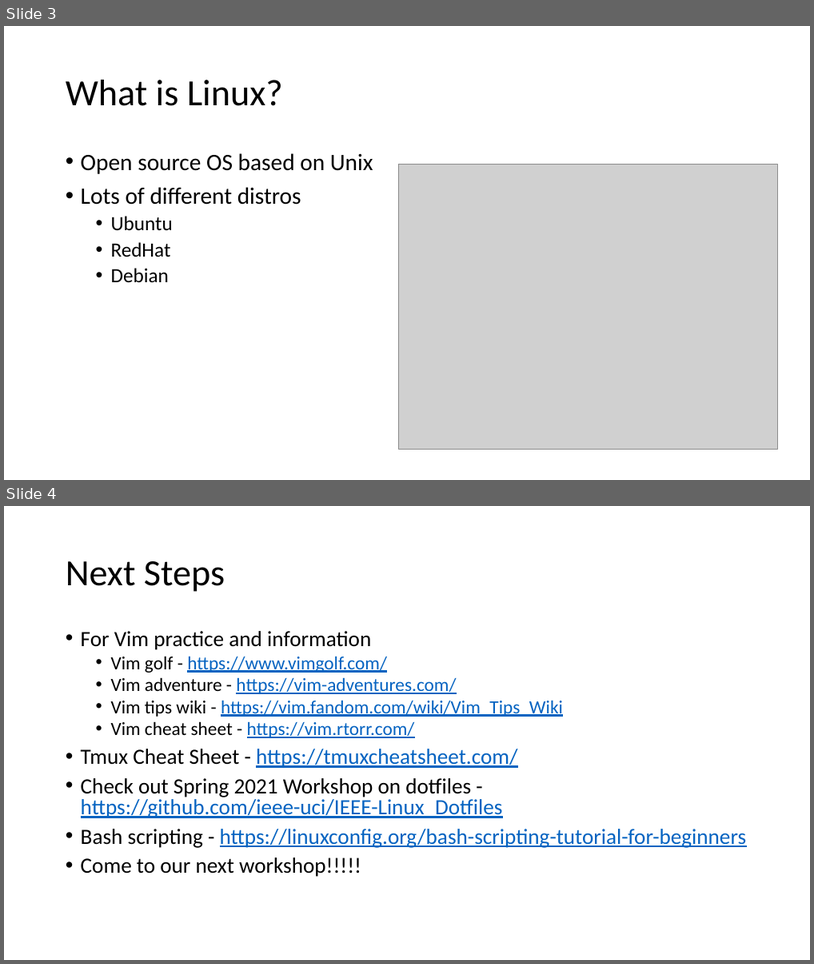
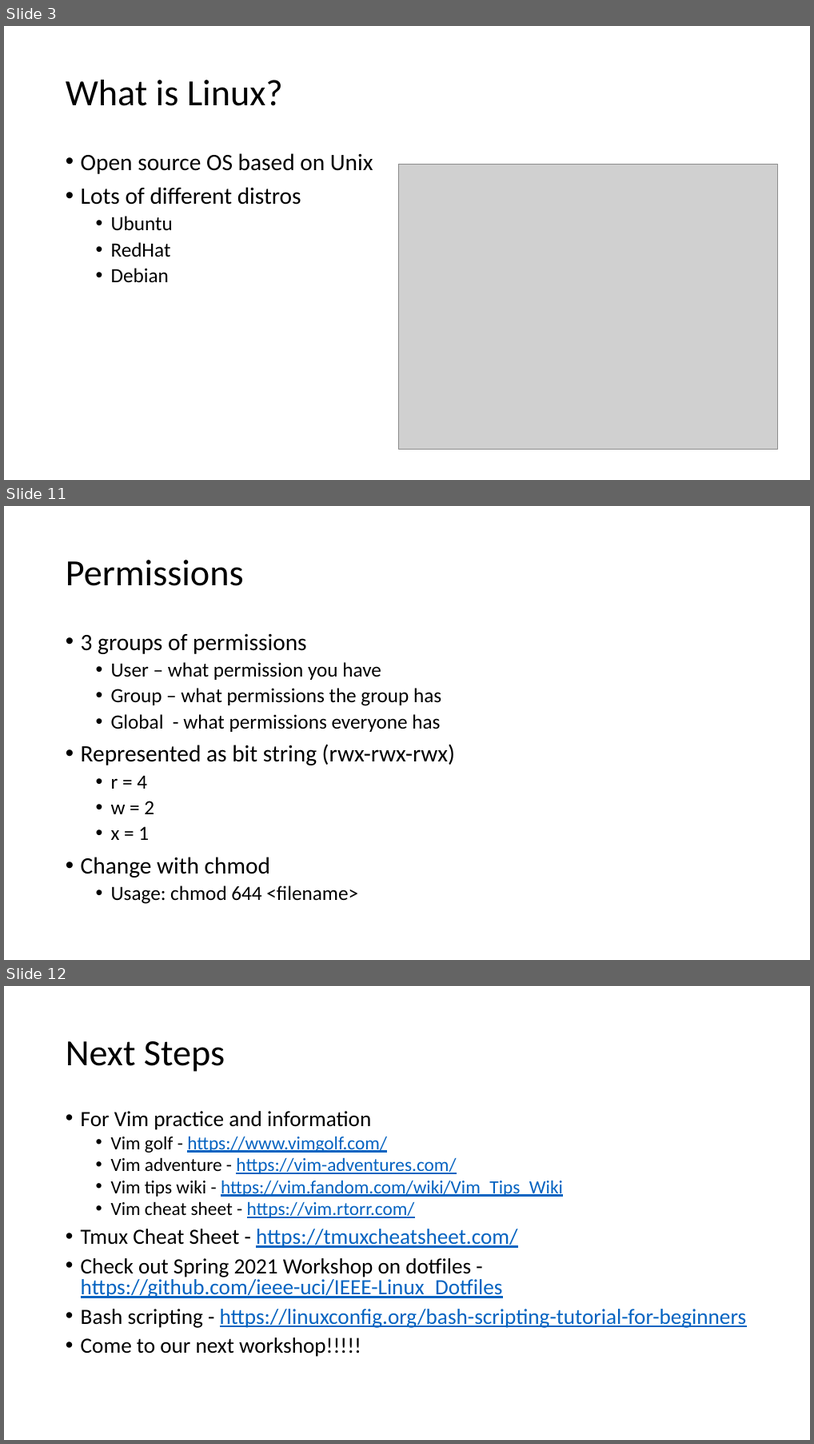
Before and after one commit to ValenYamamoto/IEEE_Linux_Workshop, a slide deck: Linux_slides.pptx. Shown one above the other, each under a label of ours: slides 3 and 4 before the commit, slides 3, 11 and 12 after it; the slides between them are not shown. The pictures are 814x964 and 814x1444 pixels, drawn with LibreOffice and Linux fonts; fonts in the diff are those of the drawing; grey boxes stand for pictures. Boxes give left, top, right and bottom in pixels: in the first picture for what was removed or moved away, otherwise in the second. Text is boxed around its words. In the diff, an @@ line names an element or a change of style, - is before the commit and + after.

```diff
--- a/Linux_slides.pptx
+++ b/Linux_slides.pptx
@@ slide 11 added at [4, 506, 810, 960], background #FFFFFF @@
@@ title added at [66, 560, 244, 586], 44 pt, text #000000 @@
+Permissions
@@ text added at [81, 634, 455, 904], 24 pt, text #000000 @@
+• 3 groups of permissions
+  • User – what permission you have
+  • Group – what permissions the group has
+  • Global - what permissions everyone has
+• Represented as bit string (rwx-rwx-rwx)
+  • r = 4
+  • w = 2
+  • x = 1
+• Change with chmod
+  • Usage: chmod 644 <filename>
@@ what was slide 4 is now slide 12 @@
```
Also in this commit, not shown: 7 other slides added.
